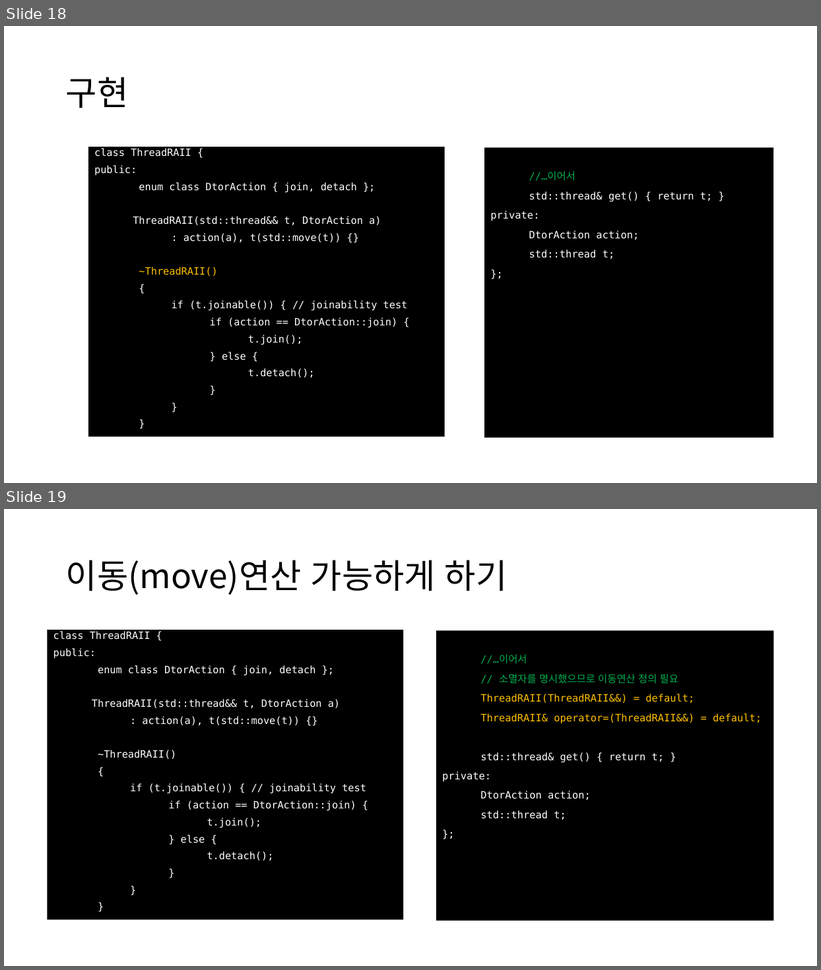
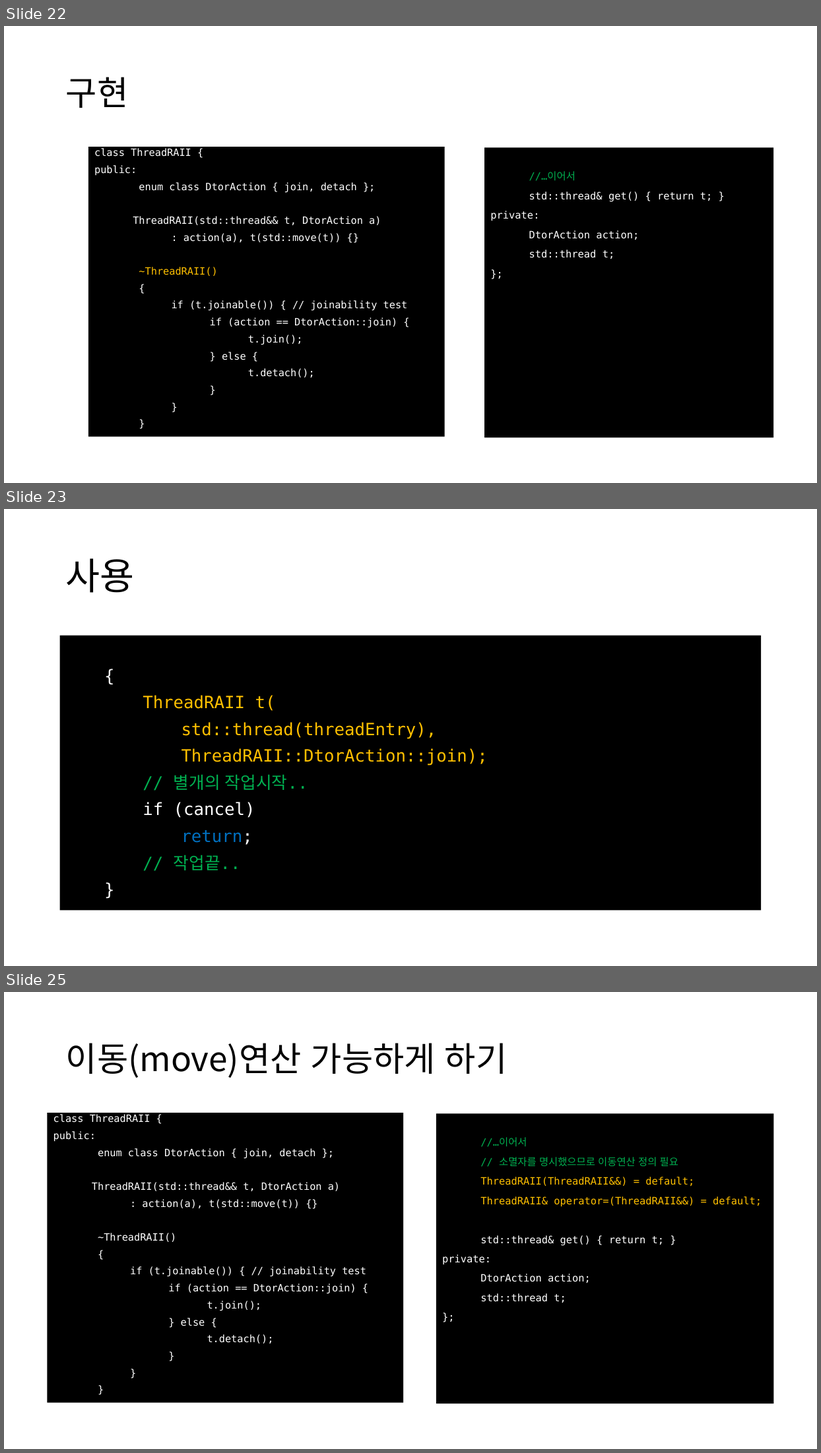
Before and after one commit to OptimizationStudy/Repo2018, a slide deck: PPT/ModernCppStudy_14_(37).pptx. Shown one above the other, each under a label of ours: slides 18 and 19 before the commit, slides 22, 23 and 25 after it; the slides between them are not shown. The pictures are 821x970 and 821x1453 pixels, drawn with LibreOffice and Linux fonts; fonts in the diff are those of the drawing. Boxes give left, top, right and bottom in pixels: in the first picture for what was removed or moved away, otherwise in the second. Text is boxed around its words. In the diff, an @@ line names an element or a change of style, - is before the commit and + after.

```diff
--- a/PPT/ModernCppStudy_14_(37).pptx
+++ b/PPT/ModernCppStudy_14_(37).pptx
@@ slide 23 added at <box>4,509,817,966</box>, background #FFFFFF @@
@@ title added at <box>66,559,135,593</box>, 44 pt, text #000000 @@
+사용
@@ rectangle added at <box>60,636,762,911</box>, fill #000000, 20 pt, text #FFC000 @@
+{
+ThreadRAII t(
+std::thread(threadEntry),
+ThreadRAII::DtorAction::join);
+// 별개의 작업시작..
+if (cancel)
+return;
+// 작업끝..
+}
@@ what was slide 18 is now slide 22 @@
@@ what was slide 19 is now slide 25 @@
```
Also in this commit, not shown: 2 slides changed, 5 other slides added.
